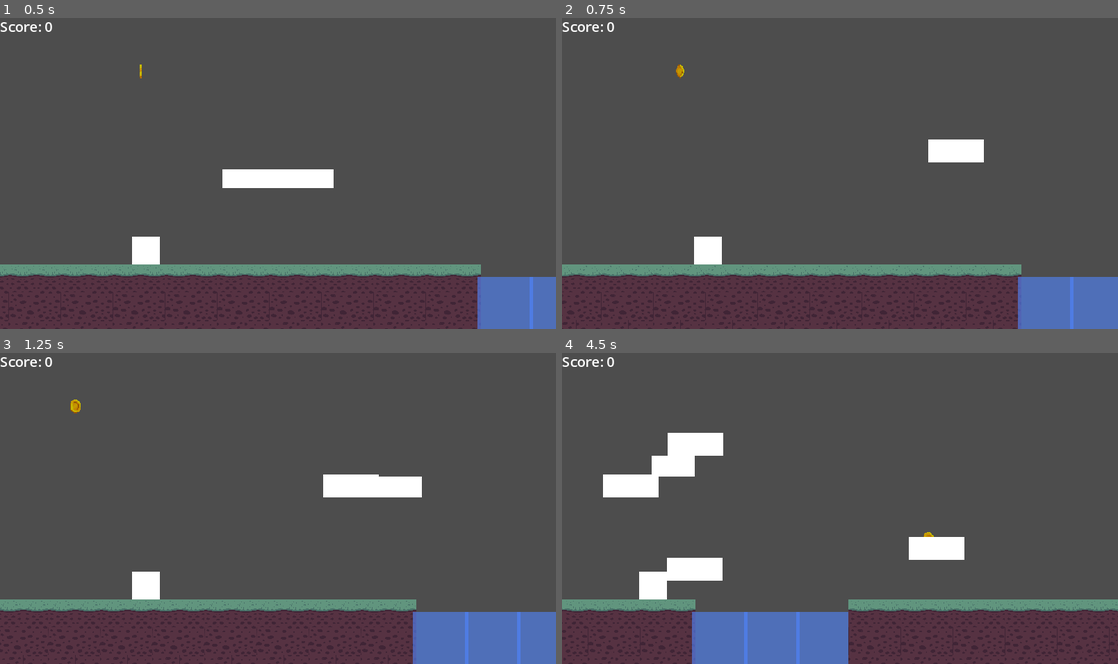
Above: before the commit, frames 1-4 (two rows, left to right).
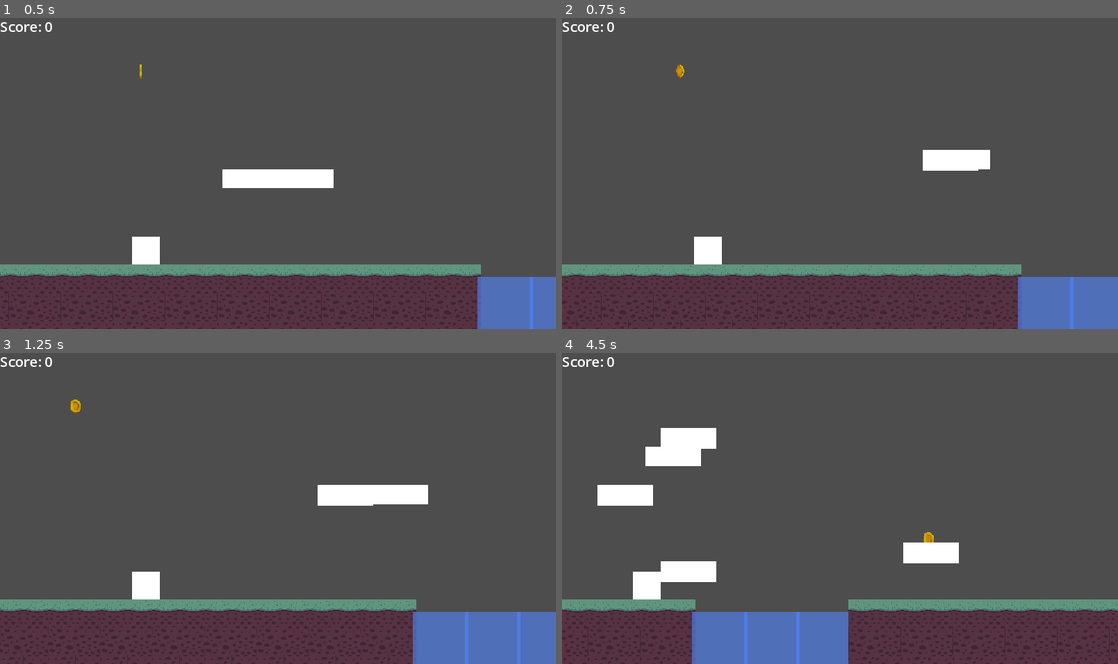
Above: after the commit, the same moments.

Repository: senseibobo/gmtk2023
Game: Godot game, scene res://game/game.tscn
Two runs of this game, one before a commit and one after it. Both use one fixed random seed, a clock stepped at 60 frames per second and the inputs below.
Inputs (mouse positions are in pixels of both pictures, inside the frame that each line leads up to):
- Up to frame 1 (0.5 s): no input
- Up to frame 2 (0.75 s): move the mouse to (962, 157) at 0.52 s; hold S (select_jump_platform) from 0.53 s (still down); click (962, 157) at 0.6 s
- Up to frame 3 (1.25 s): keep holding S (select_jump_platform)
- Up to frame 4 (4.5 s): move the mouse to (728, 524) at 1.27 s; release S (select_jump_platform) at 1.28 s; tap S (select_jump_platform) at 1.35, 1.52, 1.82, 3.02, 3.32, 4.35 s; click (728, 524) at 1.55 s; move the mouse to (895, 440) at 2.02 s; hold S (select_jump_platform) 2.03-2.78 s; click (895, 440) at 2.1 s; move the mouse to (812, 570) at 2.77 s; tap D (select_regular_platform) at 2.85 s; click (812, 570) at 3.05 s; move the mouse to (1006, 555) at 3.52 s; hold S (select_jump_platform) 3.53-4.28 s; click (1006, 555) at 3.6 s; move the mouse to (673, 461) at 4.27 s

Frame 1 is identical in both runs. In frame 2, 0.7% of the frame differs, in the area x 64-77%, y 39-50%; in frame 3, 1.1%; in frame 4, 2.3%, in the area x 6-73%, y 24-80%.

Commit message:
fixed shadow pieces bug

Diff:
--- a/game/Game.gd
+++ b/game/Game.gd
@@ -23,7 +23,7 @@
 		place_platform_size = Vector2(128,22)
 	elif Input.is_action_pressed("select_jump_platform"): #s
 		current_platform_selected = 1
-		place_platform_size = Vector2(50,24)
+		place_platform_size = Vector2(64,22)
 	var y2 = int(place_platform_size.y)
 	$ColorRect.set_size(place_platform_size)
 	$ColorRect.global_position = get_global_mouse_position()
--- a/game/platforms/Jump Platform.tscn
+++ b/game/platforms/Jump Platform.tscn
@@ -6,7 +6,7 @@
 size = Vector2(34.25, 17)
 
 [sub_resource type="RectangleShape2D" id="RectangleShape2D_bbgsd"]
-size = Vector2(50, 26)
+size = Vector2(50, 23)
 
 [node name="Jump Platform" type="Area2D"]
 collision_layer = 0
@@ -15,18 +15,17 @@
 script = ExtResource("1_6fgde")
 
 [node name="ColorRect" type="ColorRect" parent="."]
-offset_top = -2.0
 offset_right = 64.0
 offset_bottom = 24.0
 
 [node name="CollisionShape2D" type="CollisionShape2D" parent="."]
-position = Vector2(33.125, -8.5)
+position = Vector2(33, -8)
 shape = SubResource("RectangleShape2D_51dhp")
 
 [node name="StaticBody2D" type="StaticBody2D" parent="."]
 
 [node name="CollisionShape2D" type="CollisionShape2D" parent="StaticBody2D"]
-position = Vector2(25, 11)
+position = Vector2(25, 12.5)
 shape = SubResource("RectangleShape2D_bbgsd")
 
 [connection signal="body_entered" from="." to="." method="_on_body_entered"]
--- a/game/platforms/Platform.tscn
+++ b/game/platforms/Platform.tscn
@@ -11,7 +11,7 @@
 [node name="ColorRect" type="ColorRect" parent="."]
 visible = false
 offset_right = 192.0
-offset_bottom = 24.0
+offset_bottom = 22.0
 
 [node name="CollisionShape2D" type="CollisionShape2D" parent="."]
 position = Vector2(635, 105)
--- /dev/null
+++ b/game/world/Enemy.gd
@@ -0,0 +1,11 @@
+extends Area2D
+
+
+# Called when the node enters the scene tree for the first time.
+func _ready():
+	pass # Replace with function body.
+
+
+# Called every frame. 'delta' is the elapsed time since the previous frame.
+func _process(delta):
+	pass
--- /dev/null
+++ b/game/world/Enemy.tscn
@@ -0,0 +1,17 @@
+[gd_scene load_steps=3 format=3 uid="uid://ou77wqeytf6f"]
+
+[ext_resource type="Script" path="res://game/world/Enemy.gd" id="1_b8kms"]
+
+[sub_resource type="CapsuleShape2D" id="CapsuleShape2D_duk8n"]
+
+[node name="Enemy" type="Area2D"]
+script = ExtResource("1_b8kms")
+
+[node name="ColorRect" type="ColorRect" parent="."]
+offset_left = -10.0
+offset_top = -15.0
+offset_right = 10.0
+offset_bottom = 15.0
+
+[node name="CollisionShape2D" type="CollisionShape2D" parent="."]
+shape = SubResource("CapsuleShape2D_duk8n")
